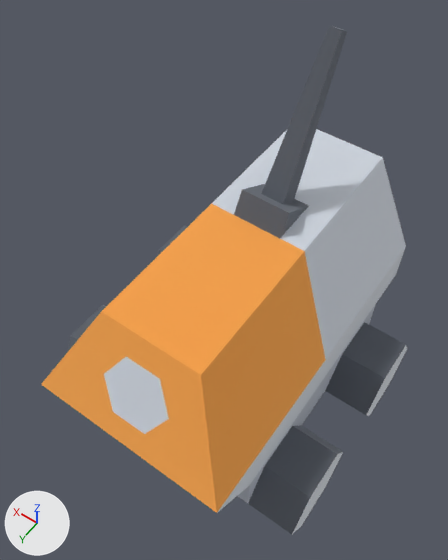
An edit to the glTF model island-race/import/kenney-space-kit/rover.glb, drawn before and after from the same camera.
The view is the same before and after, from a camera (50 mm lens) standing at (1.802, -1.198, 0.66) and looking at (2.012, -1.491, 0.199). The axes (+X, +Y, +Z) are drawn at lower left. The lights are the same throughout. The older version comes first. Where no turn or scale is listed for an object, it has been applied to the vertices. Vertices at exactly the same position are counted once.

Objects in the first picture: 'rover'.
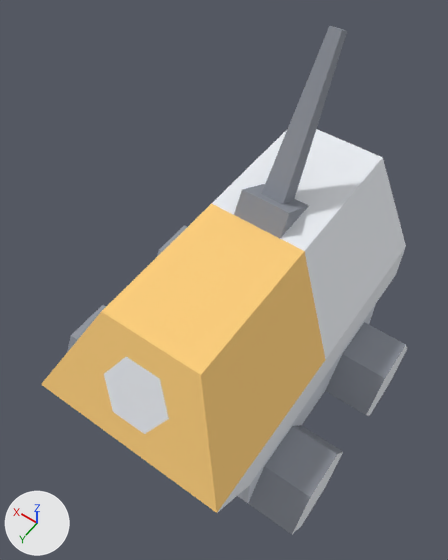
Where the change shows, as pixel boxes [x1, y1, x2, y2] in the pictures (448 x 560 px):
'rover', recoloured, surface changed
    both: [41, 26, 407, 534]
part 1 of me_mesh_rover, recoloured
    both: [67, 26, 406, 534]
part 2 of me_mesh_rover, recoloured
    both: [104, 129, 407, 534]
part 3 of me_mesh_rover, recoloured
    both: [41, 203, 325, 513]
part 4 of me_mesh_rover, recoloured
    both: [238, 310, 374, 503]
part 5 of me_mesh_rover, surface changed
    both: [41, 26, 407, 534]

Edits to the bpy script that builds the scene:
```text
Add img_image_0:
    img_image_0 = load_image('Image_0', '_unpacked/Image_0', 16, 16, 'sRGB')
Add mat_palette:
    mat_palette = principled_material('palette')
    mat_palette.texture = img_image_0
    mat_palette.roughness = 1.0
Change me_mesh_rover:
    where me_mesh_rover.from_pydata(...)  # 88 vertices, 172 faces; spans x -0.15..0.15, y -0.175..0.175, z 0.007..0.392
    used by ob_rover; location = (2.0, -1.5, 0.0)
    me_mesh_rover part 1: all 78 faces that had it switch from mat_dark (grey #8f949e) to mat_palette (picture img_image_0)
    me_mesh_rover part 2: all 46 faces that had it switch from mat_metal (white #edf0f5) to mat_palette (picture img_image_0)
    me_mesh_rover part 3: all 22 faces that had it switch from mat_metalred (orange #ffd07c) to mat_palette (picture img_image_0)
    me_mesh_rover part 4: all 26 faces that had it switch from mat_metaldark (light grey #d6dbe4) to mat_palette (picture img_image_0)
    me_mesh_rover part 5: texture (UV) coordinates of 172 of 172 faces, centred in x -0.15..0.15, y -0.175..0.171, z 0.007..0.39, changed; they spanned u -6.89..6.89, v -6.89..16.0 and now span u 0.25..0.75, v 0.25..0.75
Remove ob_tmpparent:
    ob_tmpparent = bpy.data.objects.new('tmpParent', None)
    ob_tmpparent.location = (0.0, 0.0, 0.0)
```
